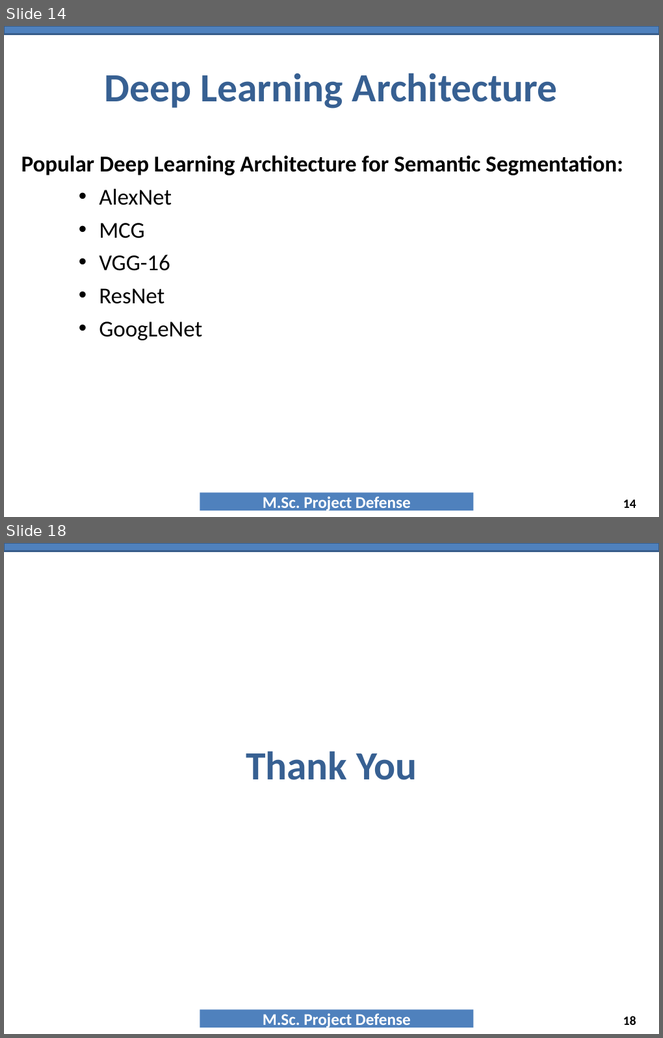
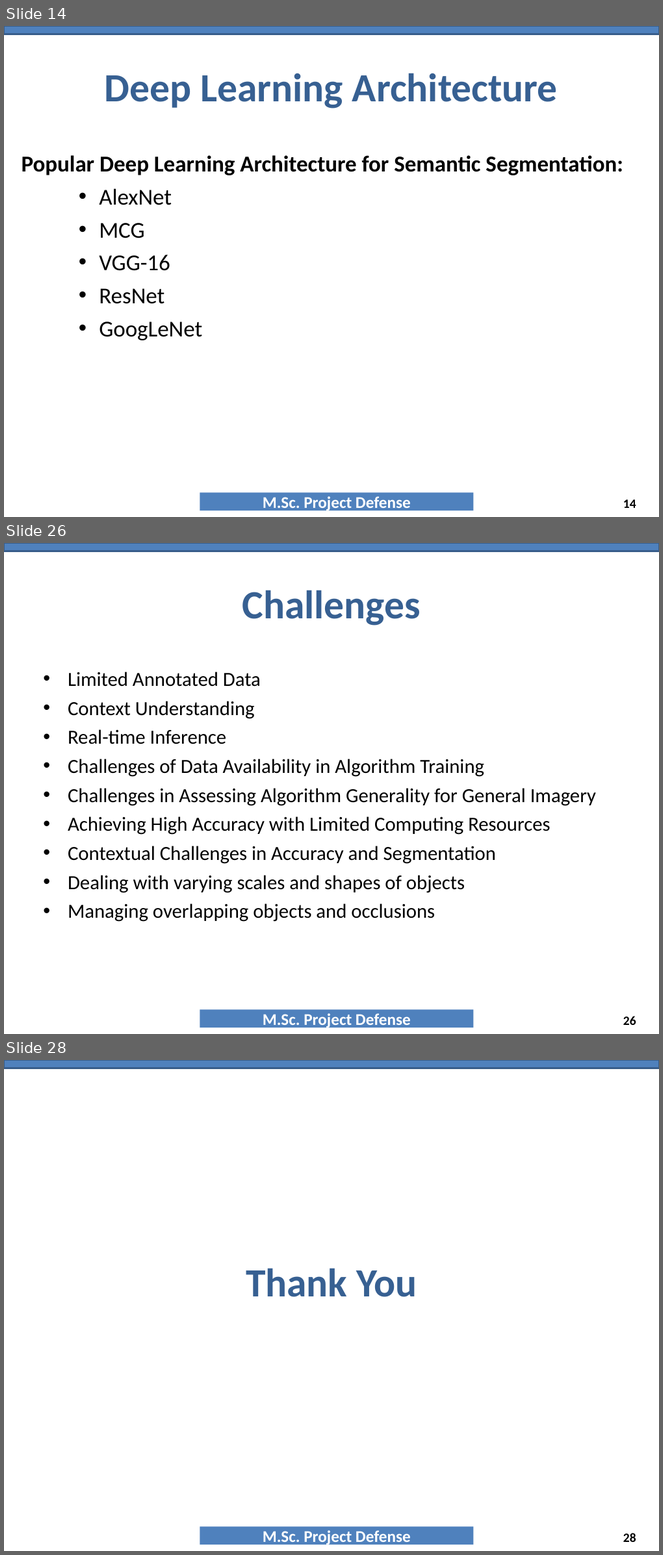
Before and after one commit to NAYANCSE27/msc-project, a slide deck: 9_PresentationTemplate_MscProject_CSE-057443.ppt. Shown one above the other, each under a label of ours: slides 14 and 18 before the commit, slides 14, 26 and 28 after it; the slides between them are not shown. The pictures are 663x1038 and 663x1555 pixels, drawn with LibreOffice and Linux fonts; fonts in the diff are those of the drawing; background and template pictures are left out. Boxes give left, top, right and bottom in pixels: in the first picture for what was removed or moved away, otherwise in the second. Text is boxed around its words. In the diff, an @@ line names an element or a change of style, - is before the commit and + after.

```diff
--- a/9_PresentationTemplate_MscProject_CSE-057443.ppt
+++ b/9_PresentationTemplate_MscProject_CSE-057443.ppt
@@ slide 26 added at (x1=4, y1=543, x2=659, y2=1034), background #FFFFFF; not listed: 2 template elements that a slide beside it also shows @@
@@ title added at (x1=243, y1=590, x2=421, y2=626), 44 pt, text #376092, bold @@
+Challenges
@@ text added at (x1=68, y1=672, x2=596, y2=922), 22 pt, text #000000 @@
+• Limited Annotated Data
+• Context Understanding
+• Real-time Inference
+• Challenges of Data Availability in Algorithm Training
+• Challenges in Assessing Algorithm Generality for General Imagery
+• Achieving High Accuracy with Limited Computing Resources
+• Contextual Challenges in Accuracy and Segmentation
+• Dealing with varying scales and shapes of objects
+• Managing overlapping objects and occlusions
@@ page number added at (x1=623, y1=1016, x2=636, y2=1025), 14 pt, text #000000, bold @@
+26
@@ what was slide 18 is now slide 28 @@
@@ page number at (x1=623, y1=1533, x2=636, y2=1542): text changed @@
-18
+28
```
Also in this commit, not shown: 2 slides changed, 11 other slides added, 2 slides removed, 2 other files.
